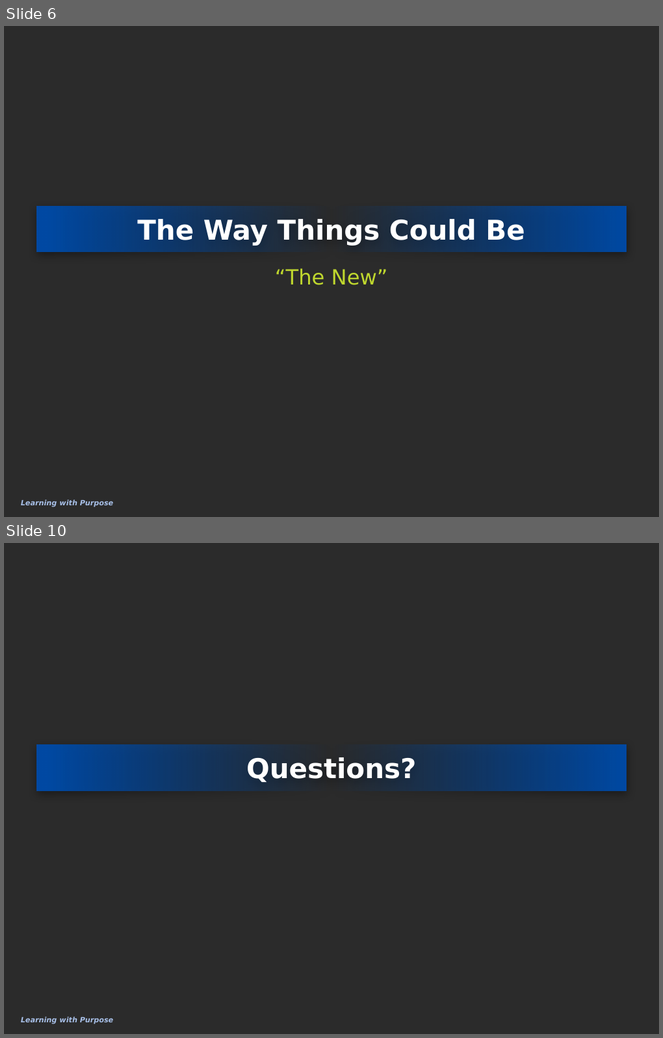
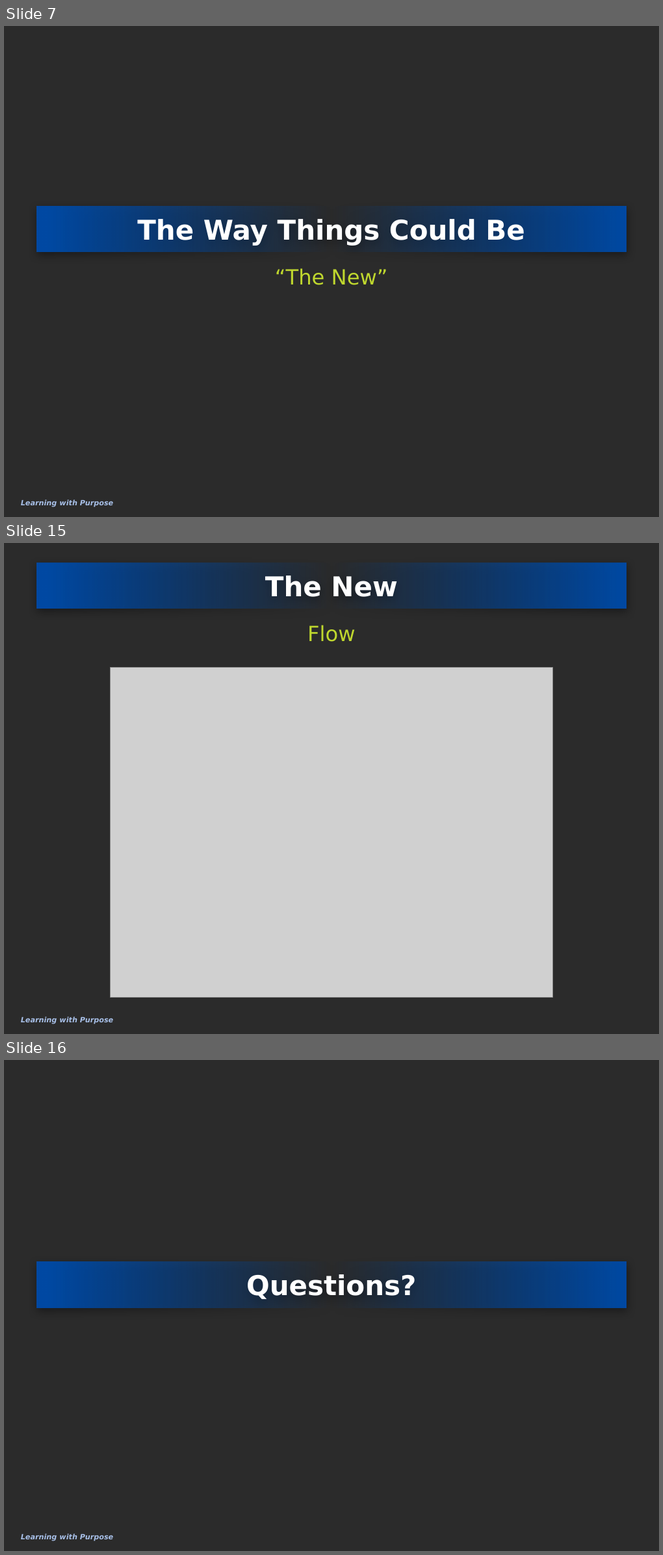
Before and after one commit to eliedaou/networkDesign, a slide deck: survey topic/SDNOpenFlow.pptx. Shown one above the other, each under a label of ours: slides 6 and 10 before the commit, slides 7, 15 and 16 after it; the slides between them are not shown. The pictures are 663x1038 and 663x1555 pixels, drawn with LibreOffice and Linux fonts; fonts in the diff are those of the drawing; grey boxes stand for pictures; background and template pictures are left out; a plain dark background stands for a picture behind light text. Boxes give left, top, right and bottom in pixels: in the first picture for what was removed or moved away, otherwise in the second. Text is boxed around its words. In the diff, an @@ line names an element or a change of style, - is before the commit and + after.

```diff
--- a/survey topic/SDNOpenFlow.pptx
+++ b/survey topic/SDNOpenFlow.pptx
@@ slide 15 added at [4, 543, 659, 1034], background picture (left out); not listed: 1 template element that a slide beside it also shows @@
@@ title added at [36, 563, 627, 609], fill gradient #004AA4, 30 pt, text #FFFFFF, bold @@
+The New
@@ text added at [308, 625, 355, 642], 23 pt, text #BFD72E @@
+Flow
@@ picture added at [110, 668, 553, 998] @@
@@ what was slide 6 is now slide 7 @@
@@ what was slide 10 is now slide 16 @@
```
Also in this commit, not shown: 6 slides changed, 5 other slides added.
